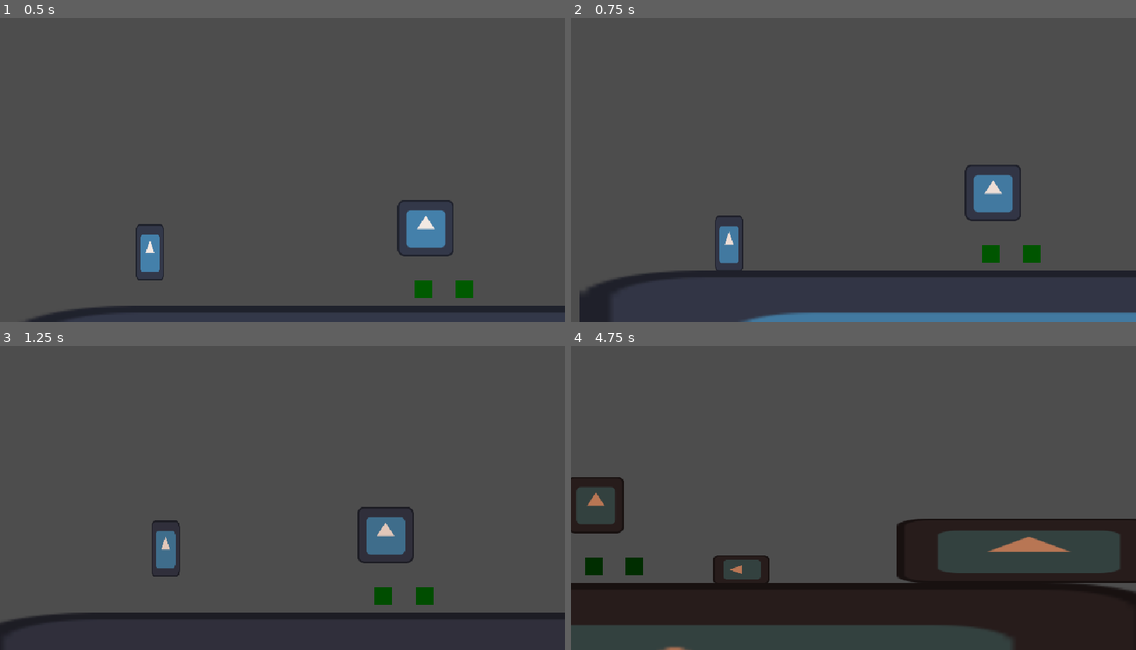
Above: before the commit, frames 1-4 (two rows, left to right).
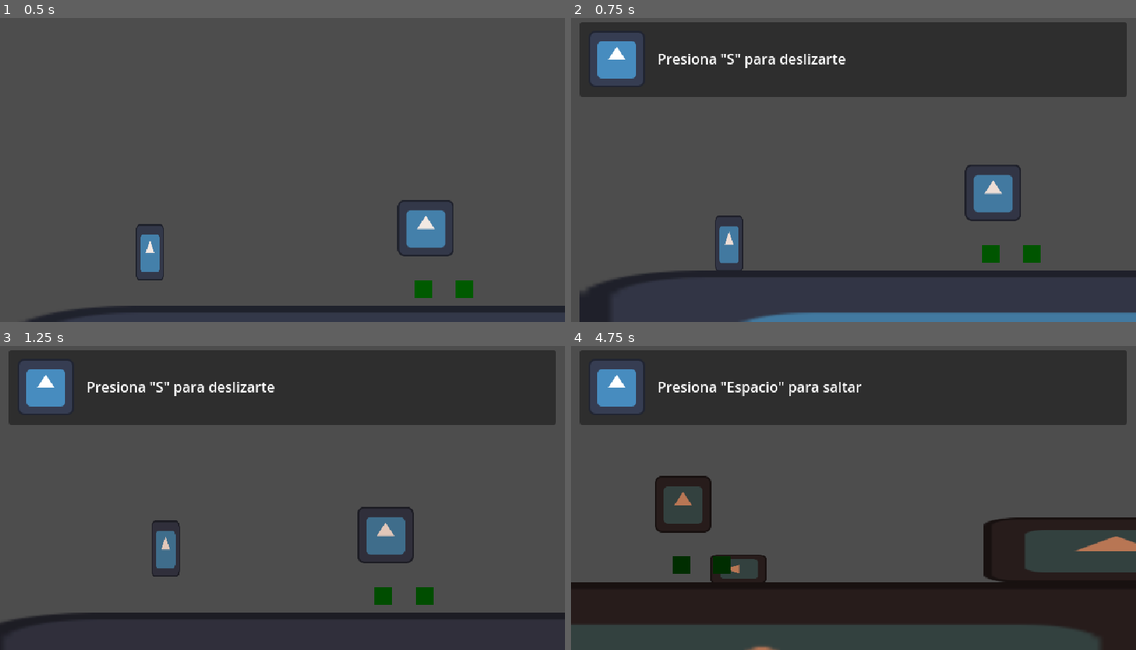
Above: after the commit, the same moments.

Repository: AlfredoCamarena/Protocolo-Ocaso
Game: Godot game, scene res://main/main.tscn
The game is run twice, just before and just after one commit, with the same random seed, the same clock (stepped at 60 frames per second) and the same inputs. The engine's default icon, where the game draws it, is replaced by a stand-in: a white triangle on a blue panel in a dark square.
Inputs:
- Up to frame 1 (0.5 s): no input
- Up to frame 2 (0.75 s): tap Enter at 0.5 s; hold S (slide) from 0.53 s (still down)
- Up to frame 3 (1.25 s): keep holding S (slide); tap Space (jump) at 0.77 s
- Up to frame 4 (4.75 s): release S (slide) at 1.28 s; tap S (slide) at 1.35, 2, 2.85, 4.35 s; tap Space (jump) at 1.52, 3.02, 3.77, 4.52 s; hold S (slide) 2.03-2.78 s; hold S (slide) 3.53-4.28 s

Frame 1 is identical in both runs. In frame 2, 23% of the frame differs, in the area x 1-99%, y 1-26%; in frame 3, 23%; in frame 4, 34%, in the area x 0-100%, y 1-100%.

Commit message:
Agrega dialogo simple para radio

Diff:
--- /dev/null
+++ b/UI/radio_ui/radio_ui.gd
@@ -0,0 +1,21 @@
+extends Control
+
+@onready var label: Label = $Panel/HBoxContainer/TextContainer/DialogueLabel
+@onready var animation_player := $AnimationPlayer as AnimationPlayer
+
+func _ready() -> void:
+	EventBus.radio_message_show_requested.connect(show_message)
+	EventBus.radio_message_hide_requested.connect(hide_message)
+
+
+func show_message(text_to_show: String):
+	label.text = text_to_show
+	if visible == false:
+		animation_player.play("show")
+		visible = true
+
+
+func hide_message():
+	if visible == true:
+		animation_player.play("hide")
+		visible = false
--- /dev/null
+++ b/UI/radio_ui/radio_ui.tscn
@@ -0,0 +1,111 @@
+[gd_scene load_steps=7 format=3 uid="uid://dddfvdravsbp7"]
+
+[ext_resource type="Script" uid="uid://cf0amckv3cew1" path="res://UI/radio_ui/radio_ui.gd" id="1_p0dv1"]
+[ext_resource type="Texture2D" uid="uid://baehgce5k47sq" path="res://icon.svg" id="2_mkj00"]
+
+[sub_resource type="Animation" id="Animation_mkj00"]
+length = 0.001
+tracks/0/type = "value"
+tracks/0/imported = false
+tracks/0/enabled = true
+tracks/0/path = NodePath(".:visible")
+tracks/0/interp = 1
+tracks/0/loop_wrap = true
+tracks/0/keys = {
+"times": PackedFloat32Array(0),
+"transitions": PackedFloat32Array(1),
+"update": 1,
+"values": [false]
+}
+
+[sub_resource type="Animation" id="Animation_xxyce"]
+resource_name = "hide"
+length = 0.2
+tracks/0/type = "value"
+tracks/0/imported = false
+tracks/0/enabled = true
+tracks/0/path = NodePath(".:visible")
+tracks/0/interp = 1
+tracks/0/loop_wrap = true
+tracks/0/keys = {
+"times": PackedFloat32Array(0, 0.2),
+"transitions": PackedFloat32Array(1, 1),
+"update": 1,
+"values": [true, false]
+}
+
+[sub_resource type="Animation" id="Animation_p0dv1"]
+resource_name = "show"
+length = 0.2
+tracks/0/type = "value"
+tracks/0/imported = false
+tracks/0/enabled = true
+tracks/0/path = NodePath(".:visible")
+tracks/0/interp = 1
+tracks/0/loop_wrap = true
+tracks/0/keys = {
+"times": PackedFloat32Array(0, 0.2),
+"transitions": PackedFloat32Array(1, 1),
+"update": 1,
+"values": [false, true]
+}
+
+[sub_resource type="AnimationLibrary" id="AnimationLibrary_iblk3"]
+_data = {
+&"RESET": SubResource("Animation_mkj00"),
+&"hide": SubResource("Animation_xxyce"),
+&"show": SubResource("Animation_p0dv1")
+}
+
+[node name="RadioUI" type="Control"]
+visible = false
+layout_mode = 3
+anchors_preset = 15
+anchor_right = 1.0
+anchor_bottom = 1.0
+grow_horizontal = 2
+grow_vertical = 2
+script = ExtResource("1_p0dv1")
+
+[node name="Panel" type="Panel" parent="."]
+layout_mode = 0
+offset_left = 10.0
+offset_top = 10.0
+offset_right = 630.0
+offset_bottom = 95.0
+
+[node name="HBoxContainer" type="HBoxContainer" parent="Panel"]
+layout_mode = 0
+offset_right = 40.0
+offset_bottom = 40.0
+
+[node name="PortraitContainer" type="MarginContainer" parent="Panel/HBoxContainer"]
+layout_mode = 2
+theme_override_constants/margin_left = 10
+theme_override_constants/margin_top = 10
+theme_override_constants/margin_right = 5
+theme_override_constants/margin_bottom = 10
+
+[node name="TextureRect" type="TextureRect" parent="Panel/HBoxContainer/PortraitContainer"]
+custom_minimum_size = Vector2(64, 64)
+layout_mode = 2
+texture = ExtResource("2_mkj00")
+expand_mode = 2
+
+[node name="TextContainer" type="MarginContainer" parent="Panel/HBoxContainer"]
+layout_mode = 2
+theme_override_constants/margin_left = 5
+theme_override_constants/margin_top = 10
+theme_override_constants/margin_right = 10
+theme_override_constants/margin_bottom = 10
+
+[node name="DialogueLabel" type="Label" parent="Panel/HBoxContainer/TextContainer"]
+custom_minimum_size = Vector2(520, 0)
+layout_mode = 2
+text = "Mensaje largo que se debe mostar aqui aksmdklmn enka njkdaldkl adlkadn ajnd"
+autowrap_mode = 2
+
+[node name="AnimationPlayer" type="AnimationPlayer" parent="."]
+libraries = {
+&"": SubResource("AnimationLibrary_iblk3")
+}
--- a/autoloads/event_bus.gd
+++ b/autoloads/event_bus.gd
@@ -2,3 +2,7 @@
 
 @warning_ignore("unused_signal")
 signal player_got_hurt(damage: int)
+@warning_ignore("unused_signal")
+signal radio_message_show_requested(text: String)
+@warning_ignore("unused_signal")
+signal radio_message_hide_requested(text: String)
--- a/main/main.tscn
+++ b/main/main.tscn
@@ -1,9 +1,11 @@
-[gd_scene load_steps=11 format=3 uid="uid://0qp0a5lge7rg"]
+[gd_scene load_steps=13 format=3 uid="uid://0qp0a5lge7rg"]
 
 [ext_resource type="PackedScene" uid="uid://d0owg7aispb6k" path="res://player/player.tscn" id="1_53q0u"]
 [ext_resource type="Script" uid="uid://bt554a6p708sd" path="res://main/main.gd" id="1_xwkvk"]
+[ext_resource type="PackedScene" uid="uid://dddfvdravsbp7" path="res://UI/radio_ui/radio_ui.tscn" id="2_kfbq2"]
 [ext_resource type="Texture2D" uid="uid://baehgce5k47sq" path="res://icon.svg" id="2_pjrb6"]
 [ext_resource type="PackedScene" uid="uid://5e4g1m5pdk26" path="res://zombie/zombie.tscn" id="4_c651c"]
+[ext_resource type="PackedScene" uid="uid://dt5i1r5j0vf04" path="res://radio_zone/radio_zone.tscn" id="5_3wy1v"]
 
 [sub_resource type="Animation" id="Animation_pjrb6"]
 resource_name = "DayCycle"
@@ -53,6 +55,10 @@
 
 [node name="Main" type="Node"]
 script = ExtResource("1_xwkvk")
+
+[node name="UI" type="CanvasLayer" parent="."]
+
+[node name="RadioUI" parent="UI" instance=ExtResource("2_kfbq2")]
 
 [node name="AnimationPlayer" type="AnimationPlayer" parent="."]
 libraries = {
@@ -105,4 +111,17 @@
 [node name="Zombie2" parent="." instance=ExtResource("4_c651c")]
 position = Vector2(1030, 308)
 
+[node name="RadioZones" type="Node" parent="."]
+
+[node name="Slide" parent="RadioZones" instance=ExtResource("5_3wy1v")]
+position = Vector2(384, 271)
+dialogue_text = "Presiona \"S\" para deslizarte"
+
+[node name="Jump" parent="RadioZones" instance=ExtResource("5_3wy1v")]
+position = Vector2(1230, 279)
+dialogue_text = "Presiona \"Espacio\" para saltar"
+
 [connection signal="animation_finished" from="AnimationPlayer" to="." method="_on_animation_player_animation_finished"]
+
+[editable path="RadioZones/Slide"]
+[editable path="RadioZones/Jump"]
--- /dev/null
+++ b/radio_zone/radio_zone.gd
@@ -0,0 +1,13 @@
+class_name RadioZone
+extends Area2D
+
+@export_multiline var dialogue_text := "Escribe aquí tu mensaje..."
+
+func _ready() -> void:
+	body_entered.connect(func(body: Node2D):
+		if body is Player:
+			EventBus.radio_message_show_requested.emit(dialogue_text))
+
+	body_exited.connect(func(body: Node2D):
+		if body is Player:
+			EventBus.radio_message_hide_requested.emit())
--- /dev/null
+++ b/radio_zone/radio_zone.tscn
@@ -0,0 +1,13 @@
+[gd_scene load_steps=3 format=3 uid="uid://dt5i1r5j0vf04"]
+
+[ext_resource type="Script" uid="uid://b4nsa6qn5klrx" path="res://radio_zone/radio_zone.gd" id="1_ah88a"]
+
+[sub_resource type="RectangleShape2D" id="RectangleShape2D_hd2xu"]
+size = Vector2(320, 114)
+
+[node name="RadioZone" type="Area2D"]
+collision_mask = 2
+script = ExtResource("1_ah88a")
+
+[node name="CollisionShape2D" type="CollisionShape2D" parent="."]
+shape = SubResource("RectangleShape2D_hd2xu")
Not shown, added: UI/radio_ui/radio_ui.gd.uid
Not shown, added: radio_zone/radio_zone.gd.uid
